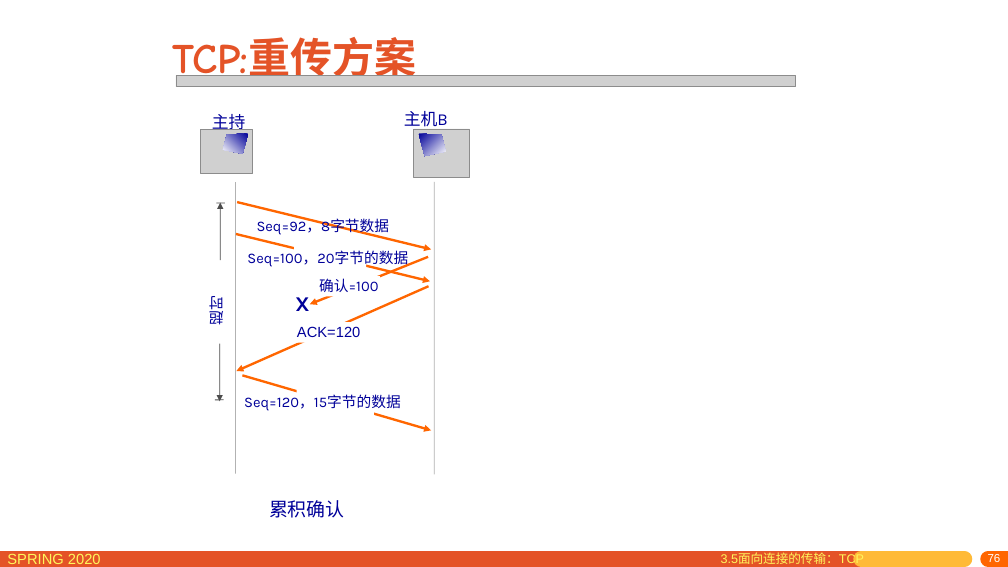
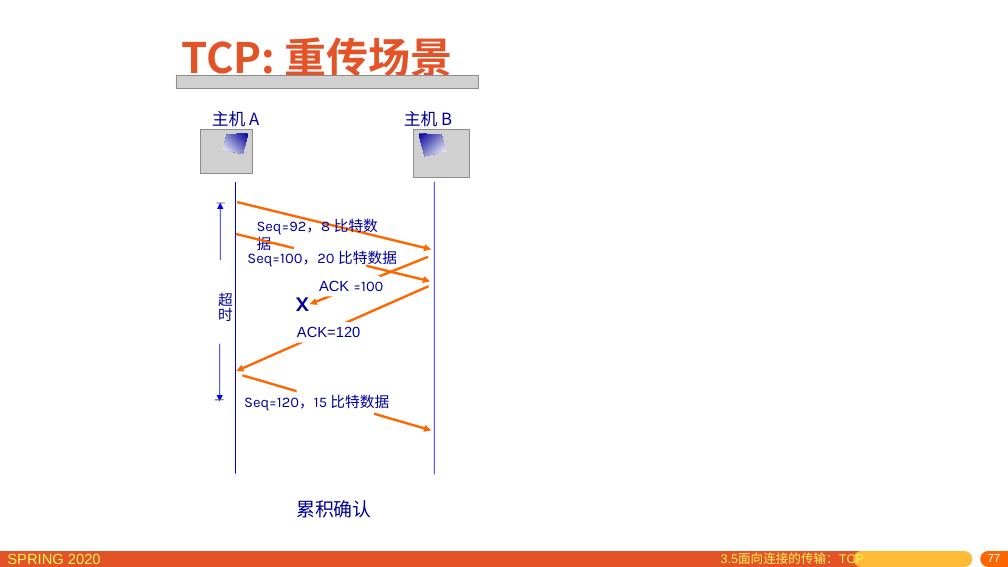
Before and after one commit to network-distributed/presentations, a slide deck: slide 77 of chapter3_cn.pptx (slide 76 before the commit). Drawn at 1008x567 pixels with LibreOffice and Linux fonts; fonts in the diff are those of the drawing; grey boxes stand for pictures. Boxes give left, top, right and bottom in pixels: in the first picture for what was removed or moved away, otherwise in the second. Text is boxed around its words. In the diff, an @@ line names an element or a change of style, - is before the commit and + after.

```diff
--- a/chapter3_cn.pptx
+++ b/chapter3_cn.pptx
@@ title at bbox=[181, 31, 453, 84]: text changed; font Comic Neue to Noto Sans CJK SC @@
-TCP:重传方案
+TCP: 重传场景
@@ picture: place and size @@
-picture at bbox=[176, 76, 796, 87]
+picture at bbox=[176, 76, 479, 88]
@@ text at bbox=[212, 111, 259, 130]: text changed; font Karla to Noto Sans CJK SC @@
-主持人A
+主机 A
@@ text at bbox=[404, 111, 452, 130]: text changed; font Karla to Noto Sans CJK SC @@
-主机B
+主机 B
@@ arrow (220, 260) - (220, 203): stroke #4C4C4C 0.75 pt to #0000FF 0.75 pt @@
@@ line (235, 182) - (235, 474): stroke #B2B2B2 0.75 pt to #0000FF 0.75 pt @@
@@ line (434, 181) - (434, 474): stroke #B2B2B2 0.75 pt to #0000FF 0.75 pt @@
@@ text at bbox=[257, 217, 378, 250]: text changed @@
-Seq=92，8字节数据
+Seq=92，8 比特数据
@@ text at bbox=[247, 249, 397, 267]: text changed @@
-Seq=100，20字节的数据
+Seq=100，20 比特数据
@@ text "超时": place and size @@
-text "超时" at bbox=[209, 296, 224, 325]
+text "超时" at bbox=[218, 293, 233, 321]
@@ text "超时" at bbox=[218, 293, 233, 321]: font Karla to Noto Sans CJK SC; alignment left to centre; rotation 180 to 0 degrees @@
@@ text at bbox=[319, 280, 383, 291]: text changed @@
-确认=100
+ACK =100
@@ arrow (220, 343) - (220, 402): stroke #4C4C4C 0.75 pt to #0000FF 0.75 pt @@
@@ text at bbox=[244, 394, 389, 411]: text changed @@
-Seq=120，15字节的数据
+Seq=120，15 比特数据
@@ text "累积确认": place and size @@
-text "累积确认" at bbox=[269, 500, 345, 518]
+text "累积确认" at bbox=[296, 500, 372, 518]
@@ text "累积确认" at bbox=[296, 500, 372, 518]: font Karla to Noto Sans CJK SC; alignment left to centre @@
@@ page number at bbox=[988, 554, 1001, 562]: text changed @@
-76
+77
```
Also in this commit, not shown: 74 other slides changed, 1 slide added, 1 other file.
